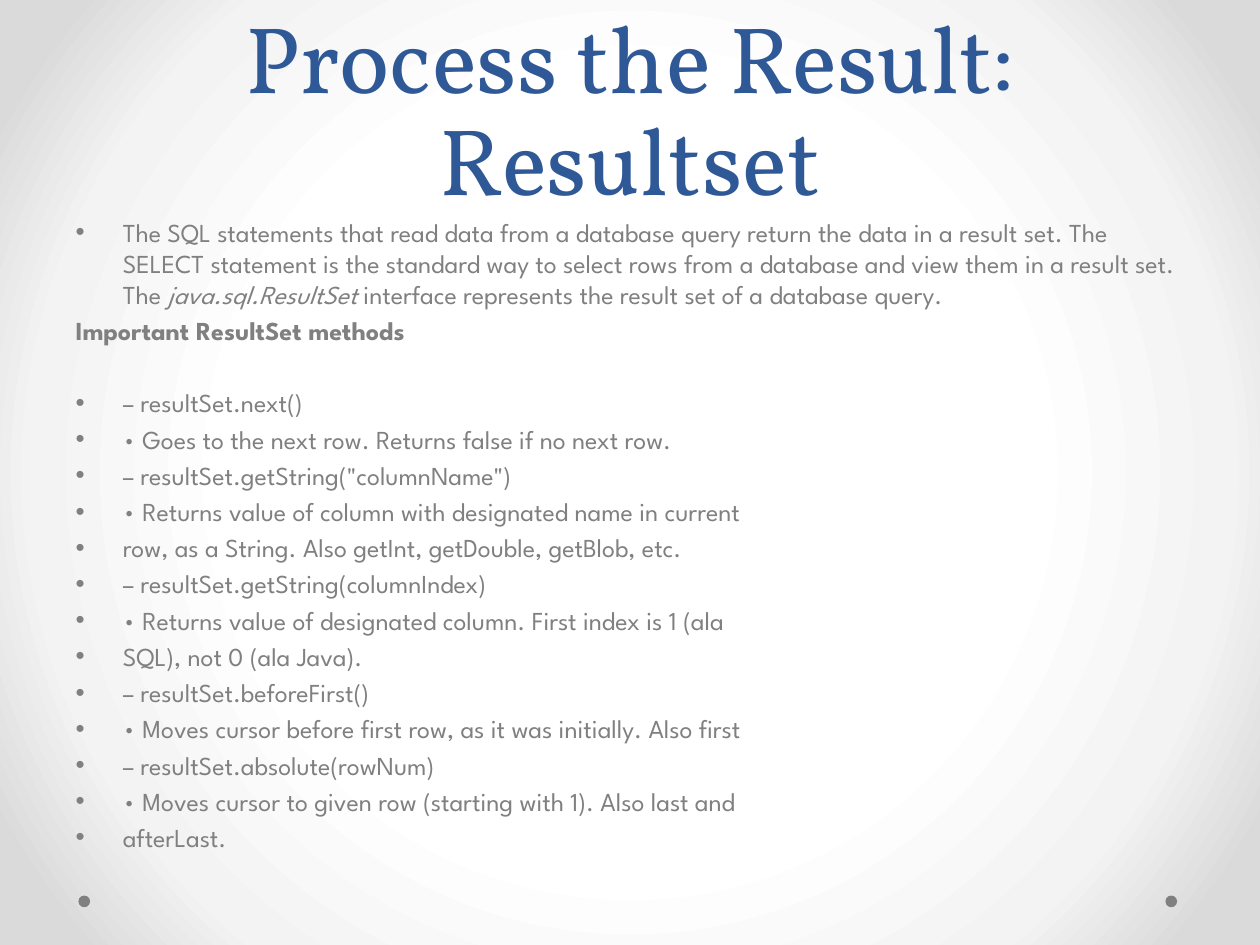
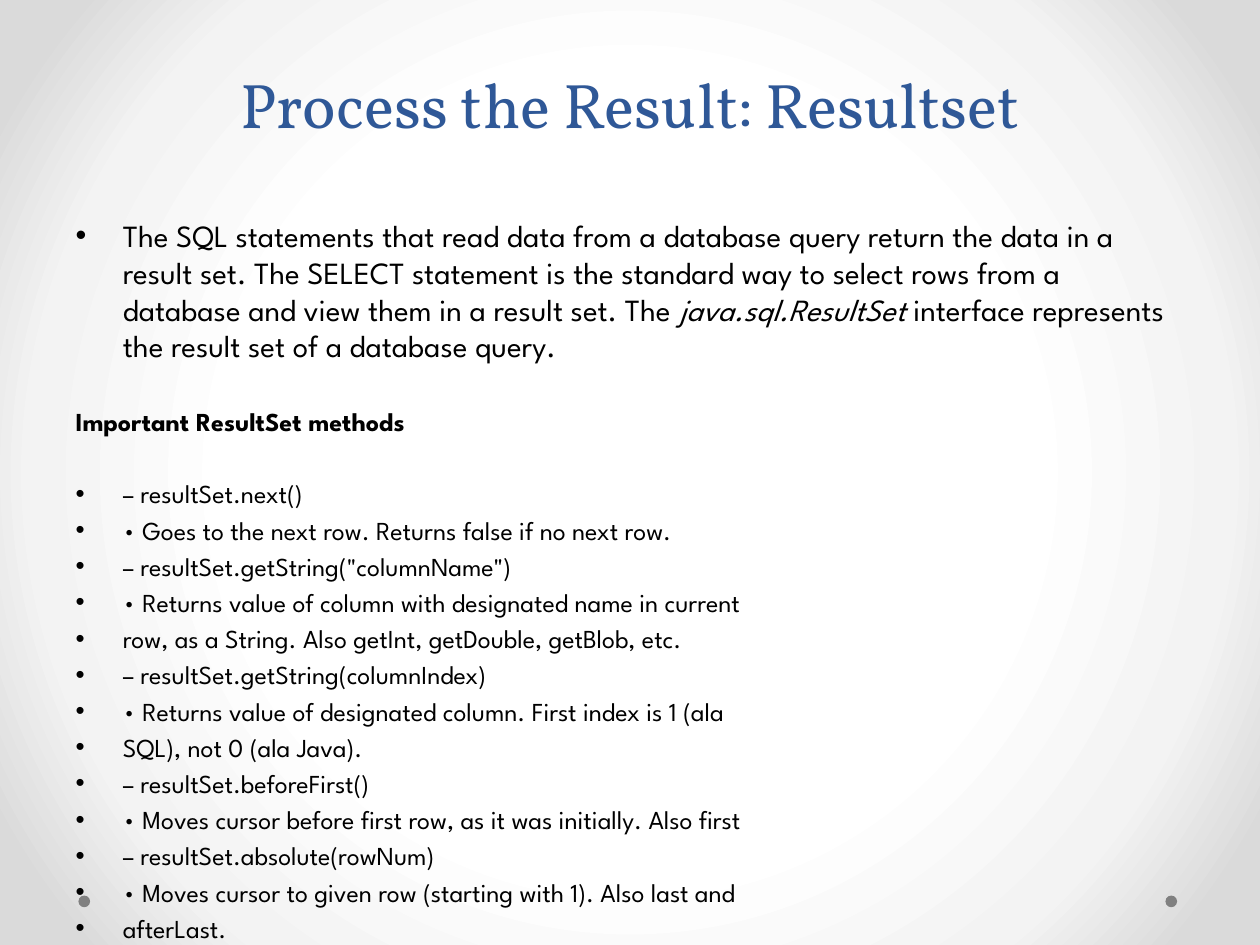
Before and after one commit to srinivasnangunuri/GitRep, a slide deck: slide 18 of JDBC/Introduction to JDBC.pptx (slide 17 before the commit). Drawn at 1260x945 pixels with LibreOffice and Linux fonts; fonts in the diff are those of the drawing. Boxes give left, top, right and bottom in pixels: in the first picture for what was removed or moved away, otherwise in the second. Text is boxed around its words. In the diff, an @@ line names an element or a change of style, - is before the commit and + after.

```diff
--- a/JDBC/Introduction to JDBC.pptx
+++ b/JDBC/Introduction to JDBC.pptx
@@ title "Process the Result: Resultset" at [240, 83, 1020, 129]: size 54 to 36 pt @@
@@ text "The SQL statements that read ..." at [76, 225, 1163, 870]: size 14.8 to 17.6 pt in "The SQL statements that read data from ..."; text colour #808080 to #000000 @@
```
Also in this commit, not shown: 18 other slides changed, 1 slide added, 1 other file.
